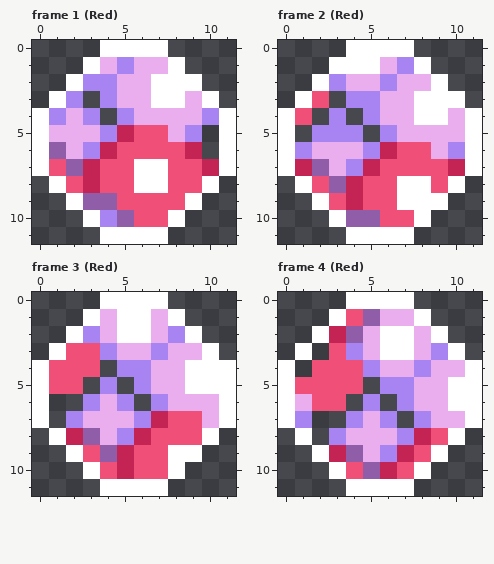
File history of a pixel-art file, games/Phaser-Snake-Game/public/assets/sprites/atomicPickup01.aseprite. Above is the file before it was changed.
12x12 pixels, 24 frames. Shown: frame 1 (Red), frame 2 (Red), frame 3 (Red), frame 4 (Red). The commit also changed other frames, which this record leaves out.
After:
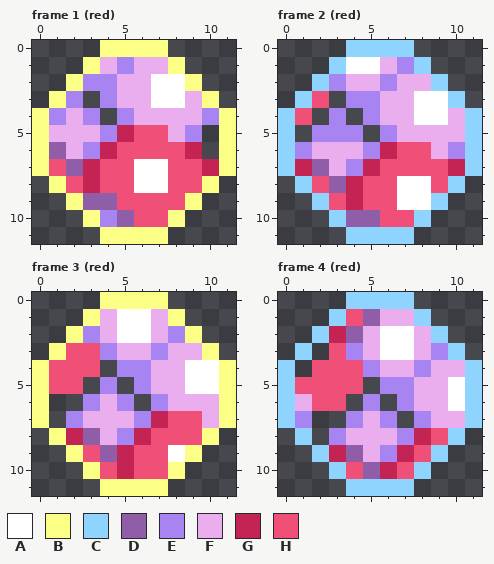
Palette (. is transparent): A #ffffff  B #fbff86  C #8fd3ff  D #905ea9  E #a884f3  F #eaaded  G #c32454  H #f04f78
Changes in this commit:
--- frame 1 (red), layer "boundary"
@@ x 0..11 @@
- 0 ....AAAA....
- 1 ...AFEFFA...
- 2 ..AEEFFAAA..
- 3 .AE.EFFAAFA.
- 4 AEFE.EFFFFEA
- 5 AFFFEGHHFE.A
- 6 ADFEGHHHHG.A
- 7 AHDGHHAAHHGA
- 8 .AHGHHAAHHA.
- 9 ..ADDHHHHA..
-10 ...AEDHHA...
-11 ....AAAA....
+ 0 ....BBBB....
+ 1 ...BFEFFB...
+ 2 ..BEEFFAAB..
+ 3 .BE.EFFAAFB.
+ 4 BEFE.EFFFFEB
+ 5 BFFFEGHHFE.B
+ 6 BDFEGHHHHG.B
+ 7 BHDGHHAAHHGB
+ 8 .BHGHHAAHHB.
+ 9 ..BDDHHHHB..
+10 ...BEDHHB...
+11 ....BBBB....
--- frame 2 (red), layer "boundary"
@@ x 0..11 @@
- 0 ....AAAA....
- 1 ...AAAFEA...
- 2 ..AEFFEFFA..
- 3 .AH.EEFFAAA.
- 4 AH.E.EFFAAFA
- 5 A.EEE.EFFFFA
- 6 AEFFFEGHHFEA
- 7 AGDFEGHHHHGA
- 8 .AHDGHHAAHA.
- 9 ..AHGHHAAA..
-10 ...ADDHHA...
-11 ....AAAA....
+ 0 ....CCCC....
+ 1 ...CAAFEC...
+ 2 ..CEFFEFFC..
+ 3 .CH.EEFFAAC.
+ 4 CH.E.EFFAAFC
+ 5 C.EEE.EFFFFC
+ 6 CEFFFEGHHFEC
+ 7 CGDFEGHHHHGC
+ 8 .CHDGHHAAHC.
+ 9 ..CHGHHAAC..
+10 ...CDDHHC...
+11 ....CCCC....
--- frame 3 (red), layer "boundary"
@@ x 0..11 @@
- 0 ....AAAA....
- 1 ...AFAAFA...
- 2 ..AEFAAFEA..
- 3 .AHHEFFEFFA.
- 4 AHHH.EEFFAAA
- 5 AHH.E.EFFAAA
- 6 A..EFE.EFFFA
- 7 A.EFFFEGHHFA
- 8 .AGDFEGHHHA.
- 9 ..AHDGHHAA..
-10 ...AHGHHA...
-11 ....AAAA....
+ 0 ....BBBB....
+ 1 ...BFAAFB...
+ 2 ..BEFAAFEB..
+ 3 .BHHEFFEFFB.
+ 4 BHHH.EEFFAAB
+ 5 BHH.E.EFFAAB
+ 6 B..EFE.EFFFB
+ 7 B.EFFFEGHHFB
+ 8 .BGDFEGHHHB.
+ 9 ..BHDGHHAB..
+10 ...BHGHHB...
+11 ....BBBB....
--- frame 4 (red), layer "boundary"
@@ x 0..11 @@
- 0 ....AAAA....
- 1 ...AHDFFA...
- 2 ..AGDFAAFA..
- 3 .A.HEFAAFEA.
- 4 A.HHHEFFEFFA
- 5 AHHHH.EEFFAA
- 6 AFHH.E.EFFAA
- 7 AE..EFE.EFFA
- 8 .A.EFFFEGHA.
- 9 ..AGDFEGHA..
-10 ...AHDGHA...
-11 ....AAAA....
+ 0 ....CCCC....
+ 1 ...CHDFFC...
+ 2 ..CGDFAAFC..
+ 3 .C.HEFAAFEC.
+ 4 C.HHHEFFEFFC
+ 5 CHHHH.EEFFAC
+ 6 CFHH.E.EFFAC
+ 7 CE..EFE.EFFC
+ 8 .C.EFFFEGHC.
+ 9 ..CGDFEGHC..
+10 ...CHDGHC...
+11 ....CCCC....
